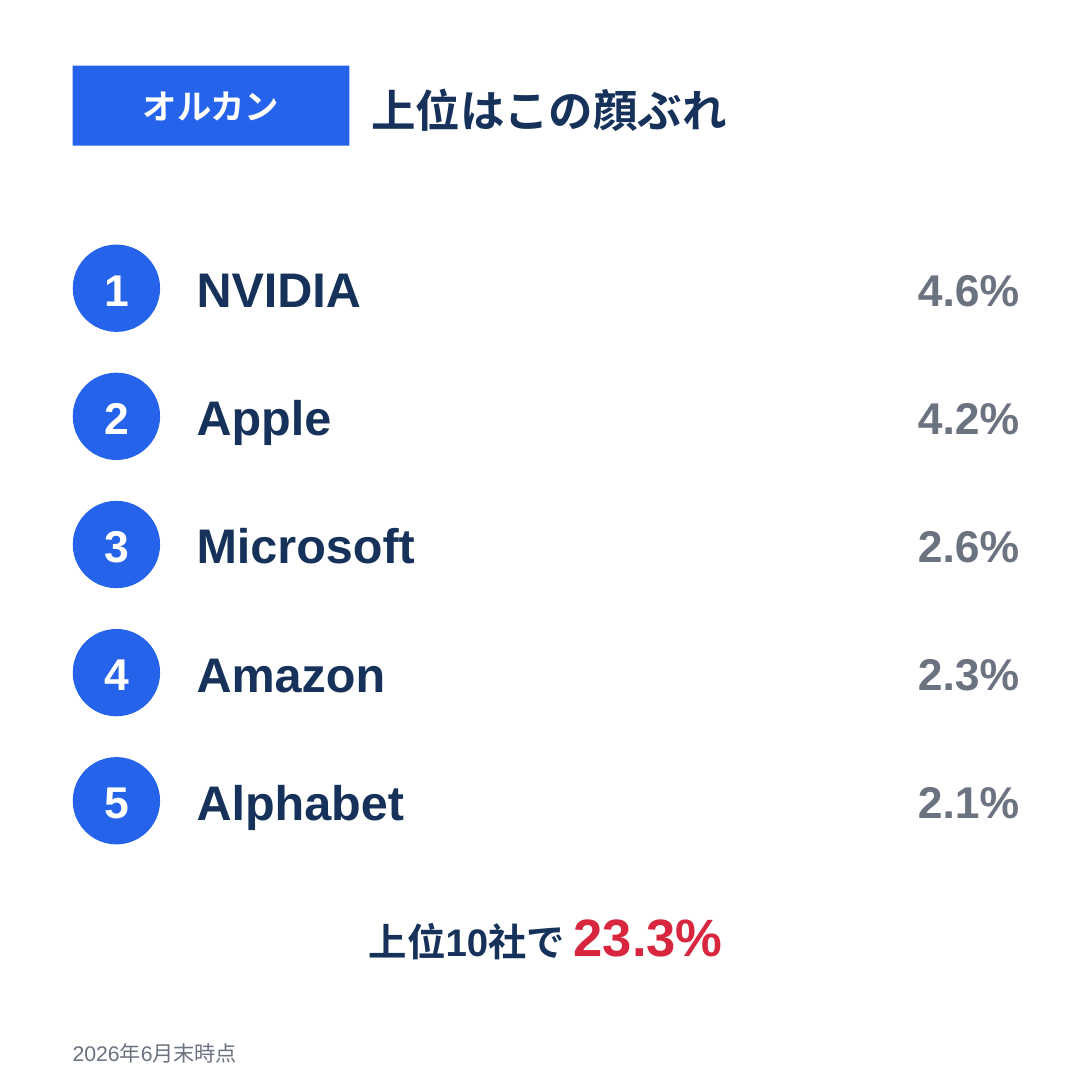
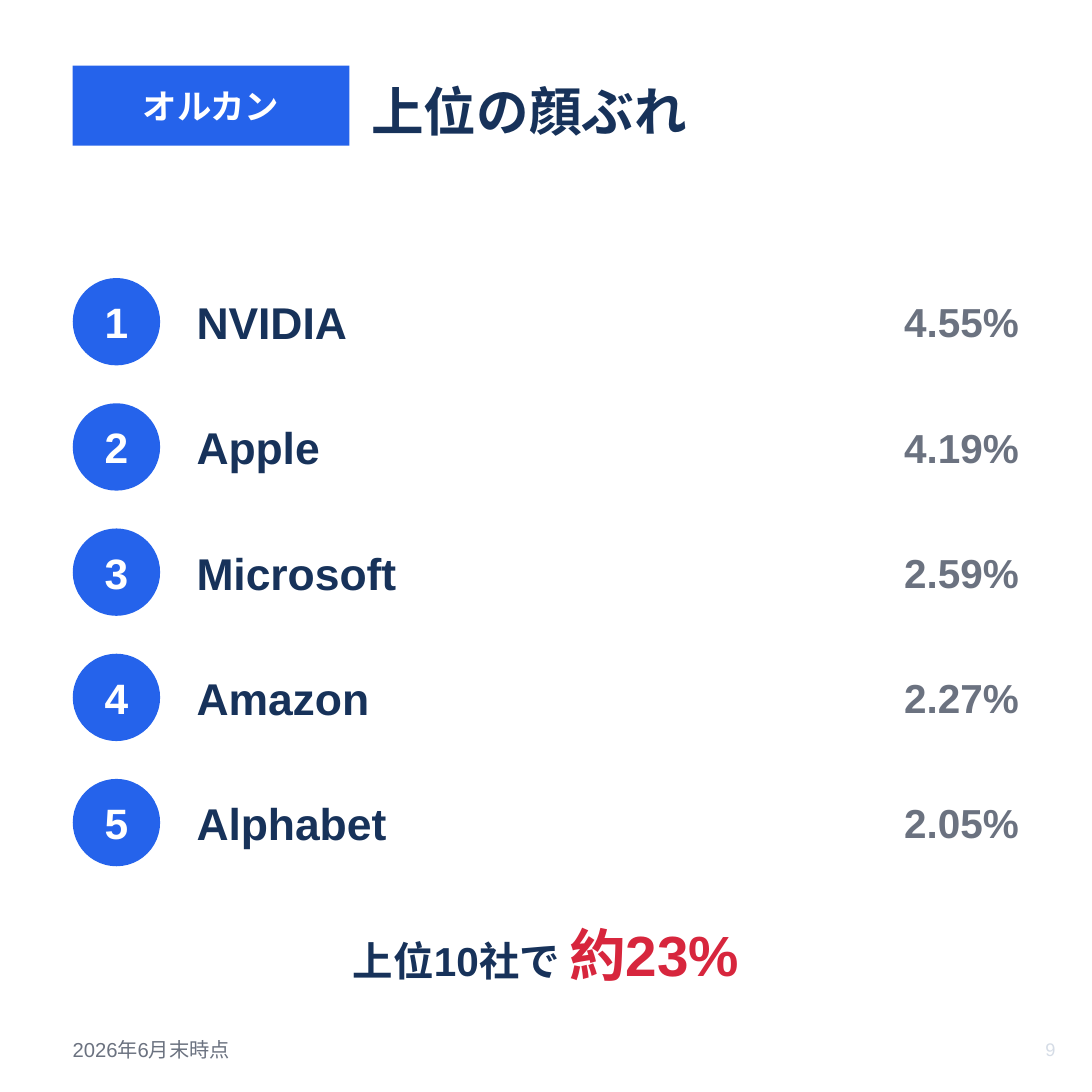
Before and after one commit to kobanker/test-project, a slide deck: slide 9 of youtube/2026-07-28-slides-5fund.pptx (slide 8 before the commit). Drawn at 1092x1092 pixels with LibreOffice and Linux fonts; fonts in the diff are those of the drawing. Boxes give left, top, right and bottom in pixels: in the first picture for what was removed or moved away, otherwise in the second. Text is boxed around its words. In the diff, an @@ line names an element or a change of style, - is before the commit and + after.

```diff
--- a/youtube/2026-07-28-slides-5fund.pptx
+++ b/youtube/2026-07-28-slides-5fund.pptx
@@ text at bbox=[371, 85, 687, 136]: text changed; size 22 to 26 pt @@
-上位はこの顔ぶれ
+上位の顔ぶれ
@@ size 24 to 22 pt in 5 elements at bbox=[197, 807, 387, 849], bbox=[197, 684, 370, 716], bbox=[197, 557, 397, 591], bbox=[197, 431, 320, 474], bbox=[197, 308, 347, 339] @@
@@ text "NVIDIA": place and size @@
-text "NVIDIA" at bbox=[197, 273, 361, 307]
+text "NVIDIA" at bbox=[197, 308, 347, 339]
@@ size 22 to 21 pt in 5 elements at bbox=[105, 809, 129, 840], bbox=[105, 684, 129, 714], bbox=[105, 559, 129, 590], bbox=[105, 433, 129, 463], bbox=[105, 308, 129, 338] @@
@@ text "1": place and size @@
-text "1" at bbox=[104, 275, 129, 306]
+text "1" at bbox=[105, 308, 129, 338]
@@ ellipse: place and size @@
-ellipse at bbox=[73, 245, 160, 332]
+ellipse at bbox=[73, 278, 160, 365]
@@ text at bbox=[904, 309, 1019, 338]: text changed; size 22 to 20 pt @@
-4.6%
+4.55%
@@ 2 texts, 2 ellipses: place and size @@
-2 texts, 2 ellipses at bbox=[73, 373, 160, 588]
+2 texts, 2 ellipses at bbox=[73, 403, 160, 616]
@@ text "Apple": place and size @@
-text "Apple" at bbox=[197, 399, 332, 445]
+text "Apple" at bbox=[197, 431, 320, 474]
@@ text at bbox=[904, 435, 1019, 464]: text changed; size 22 to 20 pt @@
-4.2%
+4.19%
@@ text "Microsoft": place and size @@
-text "Microsoft" at bbox=[197, 527, 415, 564]
+text "Microsoft" at bbox=[197, 557, 397, 591]
@@ text at bbox=[904, 560, 1019, 589]: text changed; size 22 to 20 pt @@
-2.6%
+2.59%
@@ text "4": place and size @@
-text "4" at bbox=[104, 659, 129, 690]
+text "4" at bbox=[105, 684, 129, 714]
@@ ellipse: place and size @@
-ellipse at bbox=[73, 629, 160, 716]
+ellipse at bbox=[73, 654, 160, 741]
@@ text "Amazon": place and size @@
-text "Amazon" at bbox=[197, 658, 386, 693]
+text "Amazon" at bbox=[197, 684, 370, 716]
@@ text at bbox=[904, 685, 1019, 714]: text changed; size 22 to 20 pt @@
-2.3%
+2.27%
@@ text "5": place and size @@
-text "5" at bbox=[104, 787, 129, 819]
+text "5" at bbox=[105, 809, 129, 840]
@@ ellipse: place and size @@
-ellipse at bbox=[73, 757, 160, 844]
+ellipse at bbox=[73, 779, 160, 866]
@@ text "Alphabet": place and size @@
-text "Alphabet" at bbox=[197, 784, 405, 829]
+text "Alphabet" at bbox=[197, 807, 387, 849]
@@ text at bbox=[904, 810, 1019, 839]: text changed; size 22 to 20 pt @@
-2.1%
+2.05%
@@ text at bbox=[353, 928, 739, 981]: text changed; size 19 to 20 pt @@
-上位10社で 23.3%
+上位10社で 約23%
@@ text "2026年6月末時点" at bbox=[73, 1041, 230, 1059]: size 10.5 to 10 pt @@
@@ text added at bbox=[1045, 1044, 1055, 1056], 9 pt, text #D5DCE6 @@
+9
```
Also in this commit, not shown: 25 other slides changed, 22 slides added, 4 slides removed, 2 other files.
